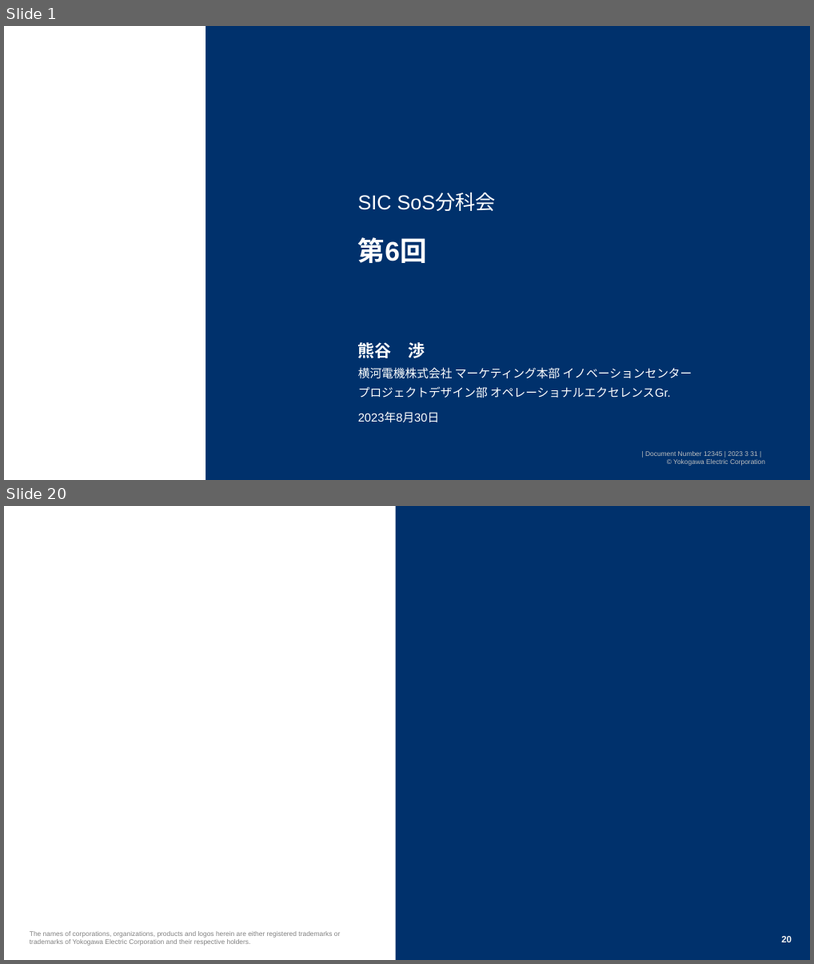
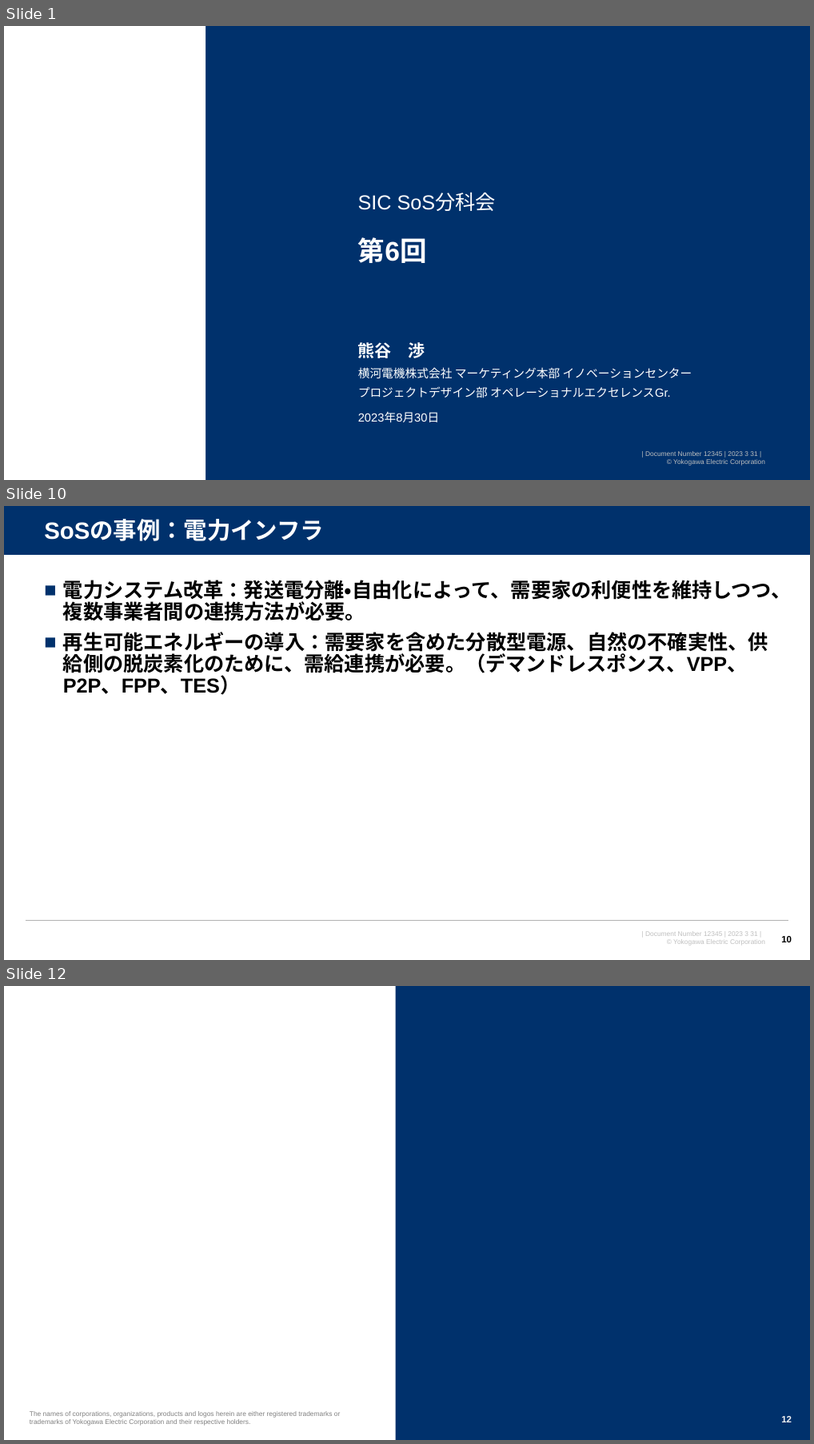
Before and after one commit to watarukumagai-git/opt, a slide deck: SoS/230830_SoS分科会6回_kuma_rev.0.pptx. Shown one above the other, each under a label of ours: slides 1 and 20 before the commit, slides 1, 10 and 12 after it; the slides between them are not shown. The pictures are 814x964 and 814x1444 pixels, drawn with LibreOffice and Linux fonts; fonts in the diff are those of the drawing; background and template pictures are left out. Boxes give left, top, right and bottom in pixels: in the first picture for what was removed or moved away, otherwise in the second. Text is boxed around its words. In the diff, an @@ line names an element or a change of style, - is before the commit and + after.

```diff
--- a/SoS/230830_SoS分科会6回_kuma_rev.0.pptx
+++ b/SoS/230830_SoS分科会6回_kuma_rev.0.pptx
@@ slide 10 added at <box>4,506,810,960</box>, background #FFFFFF; not listed: 1 template element that a slide beside it also shows @@
@@ rectangle added at <box>4,506,810,555</box>, fill #00316C @@
@@ title added at <box>44,520,324,541</box>, 28 pt, text #FFFFFF, bold @@
+SoSの事例：電力インフラ
@@ line added from (4, 555) to (810, 555), #FFFFFF 0.75 pt @@
@@ text added at <box>63,580,791,695</box>, 24 pt, text #000000, bold @@
+■ 電力システム改革：発送電分離・自由化によって、需要家の利便性を維持しつつ、複数事業者間の連携方法が必要。
+■ 再生可能エネルギーの導入：需要家を含めた分散型電源、自然の不確実性、供給側の脱炭素化のために、需給連携が必要。（デマンドレスポンス、VPP、P2P、FPP、TES）
@@ line added from (25, 920) to (790, 920), #B2B2B2 1 pt @@
@@ page number added at <box>782,936,792,942</box>, 11 pt, text #000000, bold @@
+10
@@ what was slide 20 is now slide 12 @@
@@ page number at <box>782,1416,792,1422</box>: text changed @@
-20
+12
```
Also in this commit, not shown: 4 slides changed, 8 other slides added, 18 slides removed.
